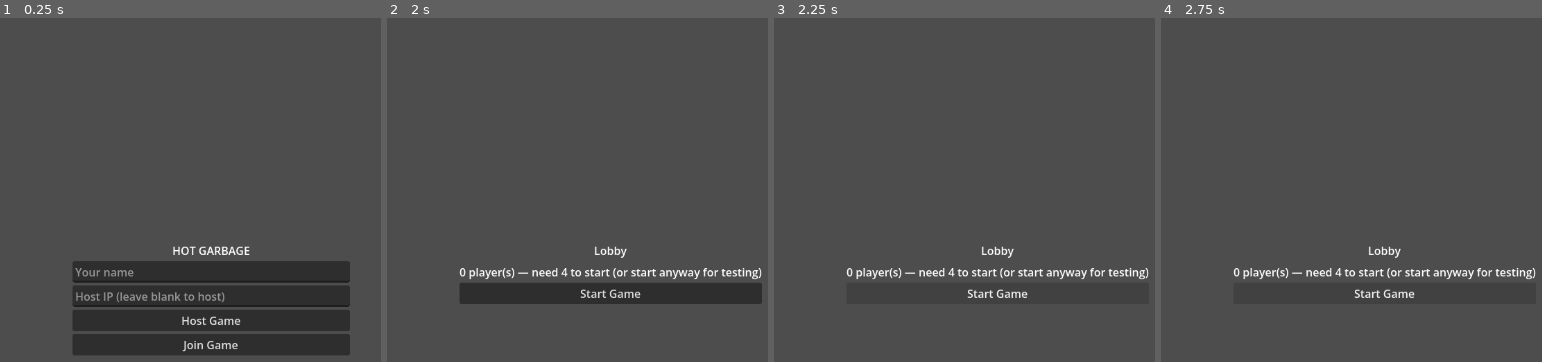
Above: before the commit, frames 1-4 (left to right).
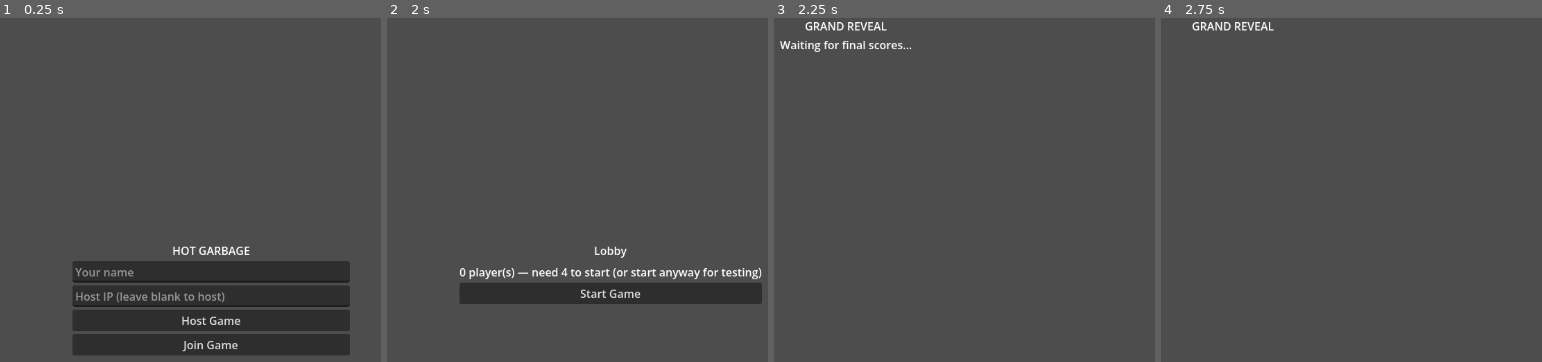
Above: after the commit, the same moments.

Repository: kevinBlum/hot-garbage
Game: Godot game, scene res://src/scenes/main_menu.tscn
Same seed, same stepped clock (60 frames per second), same inputs: the game is played once before the commit and once after it.
Inputs (mouse positions are in pixels of both pictures, inside the frame that each line leads up to):
- Up to frame 1 (0.25 s): no input
- Up to frame 2 (2 s): click (596, 272) at 0.52 s; type "Alex" at 0.6 s; click (596, 296) at 0.75 s; type "12" at 0.83 s; click "Host Game" at 1.25 s
- Up to frame 3 (2.25 s): click "Start Game" at 2 s
- Up to frame 4 (2.75 s): no input

Frames 1-2 are identical in both runs. In frame 3, 2.1% of the frame differs, in the area x 1-99%, y 1-82%; in frame 4, 1.7%.
Error before the commit: Parse Error: Too many arguments for "rpc_reveal_to_auctioneer()" call. Expected at most 2 but received 3. (res://src/server/game_server.gd:76)
Error after the commit: Assertion failed: Failed to create server: 20 (res://src/network/network_manager.gd:21)

Commit message:
feat: network_manager pitch RPCs — rpc_start_pitch, rpc_open_bidding, send_open_early

Diff:
--- a/hot-garbage-godot/src/network/network_manager.gd
+++ b/hot-garbage-godot/src/network/network_manager.gd
@@ -9,10 +9,10 @@
 const PORT := 7777
 const MAX_PEERS := 8
 
-var player_names: Dictionary = {}  # int -> String
+var player_names: Dictionary = {}
 var _local_name: String = ""
 
-# --- Transport (Steam GodotSteam replaces these three methods only) ---
+# --- Transport ---
 
 func host(player_name: String) -> void:
 	_local_name = player_name
@@ -43,7 +43,7 @@
 # --- Peer lifecycle ---
 
 func _on_peer_connected(_peer_id: int) -> void:
-	pass  # client registers themselves via RPC
+	pass
 
 func _on_peer_disconnected(peer_id: int) -> void:
 	player_names.erase(peer_id)
@@ -66,9 +66,7 @@
 		return
 	var sender_id: int = multiplayer.get_remote_sender_id()
 	player_names[sender_id] = player_name
-	# Tell everyone (including sender) about the new player
 	_sync_player_joined.rpc(sender_id, player_name)
-	# Send existing players to new client
 	for id in player_names:
 		if id != sender_id:
 			_sync_player_joined.rpc_id(sender_id, id, player_names[id])
@@ -78,23 +76,45 @@
 	player_names[peer_id] = player_name
 	player_registered.emit(peer_id, player_name)
 
-# --- Game RPCs (called by GameServer on host; received and acted on by all clients) ---
+# --- Auction RPCs ---
 
-# Reveal full artifact to one auctioneer peer only
-func rpc_reveal_to_auctioneer(auctioneer_peer_id: int, artifact: Dictionary) -> void:
-	_recv_reveal_to_auctioneer.rpc_id(auctioneer_peer_id, artifact)
+# Send full artifact (with value) + pitch duration to auctioneer only
+func rpc_reveal_to_auctioneer(auctioneer_peer_id: int, artifact: Dictionary, pitch_duration: int) -> void:
+	_recv_reveal_to_auctioneer.rpc_id(auctioneer_peer_id, artifact, pitch_duration)
 
 @rpc("authority", "reliable")
-func _recv_reveal_to_auctioneer(artifact: Dictionary) -> void:
-	get_tree().get_root().propagate_call("on_auctioneer_reveal", [artifact], true)
+func _recv_reveal_to_auctioneer(artifact: Dictionary, pitch_duration: int) -> void:
+	get_tree().get_root().propagate_call("on_auctioneer_reveal", [artifact, pitch_duration], true)
 
-# Broadcast public artifact to all bidders
-func rpc_start_bidding(artifact: Dictionary) -> void:
-	_recv_start_bidding.rpc(artifact)
+# Broadcast public artifact (no value) + pitch duration to all peers (bidders)
+func rpc_start_pitch(artifact: Dictionary, pitch_duration: int) -> void:
+	_recv_start_pitch.rpc(artifact, pitch_duration)
 
 @rpc("authority", "reliable", "call_local")
-func _recv_start_bidding(artifact: Dictionary) -> void:
-	get_tree().get_root().propagate_call("on_start_bidding", [artifact], true)
+func _recv_start_pitch(artifact: Dictionary, pitch_duration: int) -> void:
+	get_tree().get_root().propagate_call("on_start_pitch", [artifact, pitch_duration], true)
+
+# Open bidding — broadcast to all peers
+func rpc_open_bidding() -> void:
+	_recv_open_bidding.rpc()
+
+@rpc("authority", "reliable", "call_local")
+func _recv_open_bidding() -> void:
+	get_tree().get_root().propagate_call("on_open_bidding", [], true)
+
+# Auctioneer requests early open — sent from client to host
+func send_open_early() -> void:
+	if is_host():
+		GameServer.open_bidding_from_peer(1)
+	else:
+		_recv_open_early.rpc_id(1)
+
+@rpc("any_peer", "reliable")
+func _recv_open_early() -> void:
+	if not multiplayer.is_server():
+		return
+	var sender_id: int = multiplayer.get_remote_sender_id()
+	GameServer.open_bidding_from_peer(sender_id)
 
 # Broadcast auction result
 func rpc_show_bid_result(result: Dictionary) -> void:
@@ -104,7 +124,7 @@
 func _recv_show_bid_result(result: Dictionary) -> void:
 	get_tree().get_root().propagate_call("on_show_bid_result", [result], true)
 
-# Broadcast chaos event (may be empty dict = no chaos)
+# Broadcast chaos event
 func rpc_show_chaos(chaos: Dictionary) -> void:
 	_recv_show_chaos.rpc(chaos)
 
@@ -120,7 +140,7 @@
 func _recv_show_final_scores(ranking: Array) -> void:
 	get_tree().get_root().propagate_call("on_show_final_scores", [ranking], true)
 
-# Host drives all scene transitions (all peers)
+# Host drives all scene transitions
 func rpc_advance_scene(scene_path: String) -> void:
 	_recv_advance_scene.rpc(scene_path)
 
@@ -128,7 +148,6 @@
 func _recv_advance_scene(scene_path: String) -> void:
 	get_tree().change_scene_to_file(scene_path)
 
-# Host drives scene transition for one peer only
 func rpc_advance_scene_to_peer(peer_id: int, scene_path: String) -> void:
 	_recv_advance_scene.rpc_id(peer_id, scene_path)
 
@@ -136,7 +155,6 @@
 
 func submit_bid(amount: int) -> void:
 	if is_host():
-		# Host sends to itself — call directly since rpc_id to self won't fire without call_local
 		bid_received.emit(multiplayer.get_unique_id(), amount)
 	else:
 		_recv_bid.rpc_id(1, amount)
